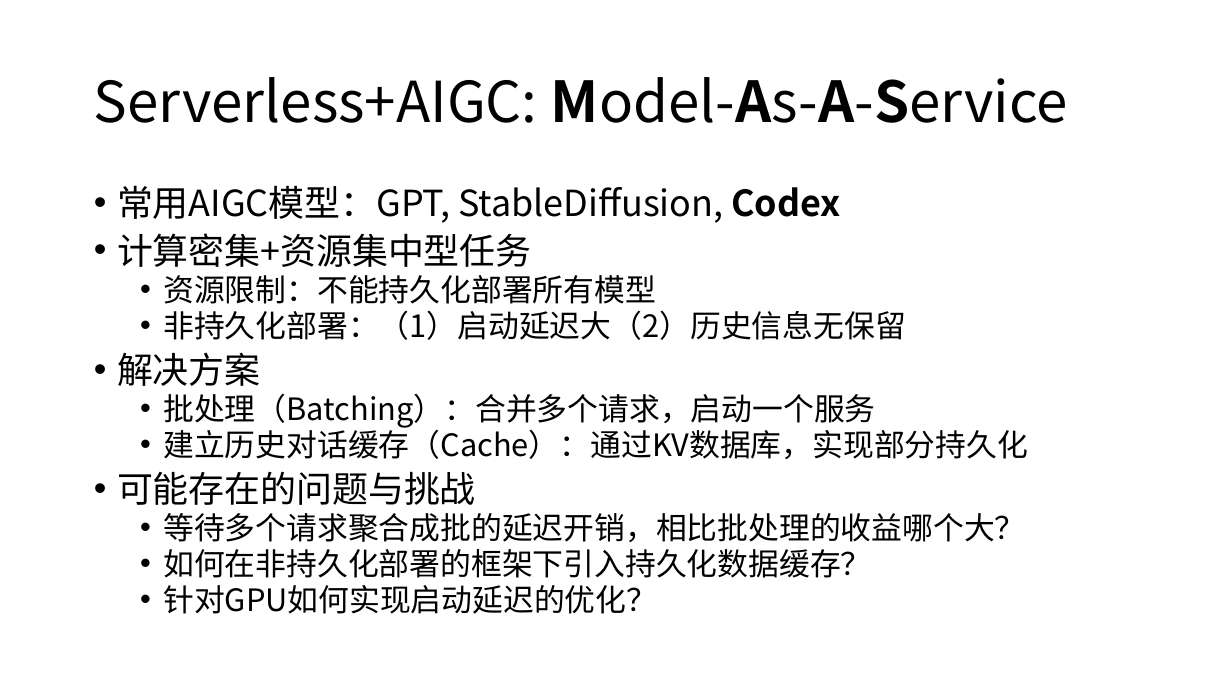
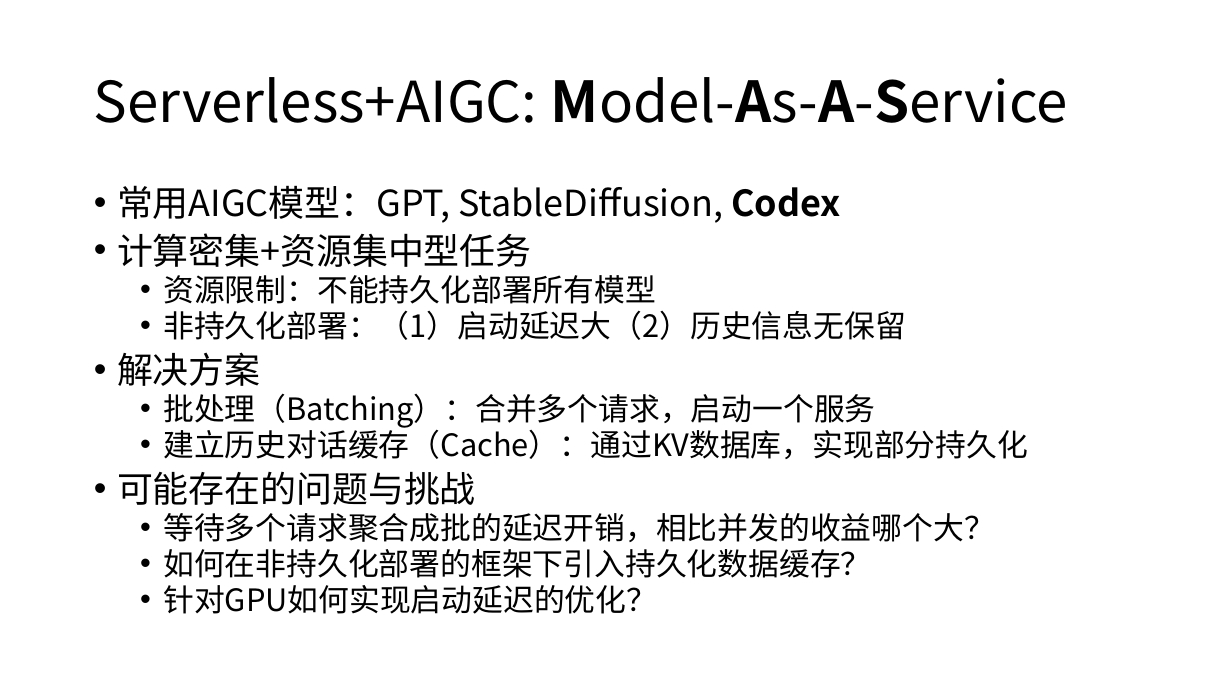
Before and after one commit to BBQGOD/os_course_project, a slide deck: slide 10 of final-report/期末展示.pptx. Drawn at 1232x693 pixels with LibreOffice and Linux fonts; fonts in the diff are those of the drawing. Boxes give left, top, right and bottom in pixels: in the first picture for what was removed or moved away, otherwise in the second. Text is boxed around its words. In the diff, an @@ line names an element or a change of style, - is before the commit and + after.

```diff
--- a/final-report/期末展示.pptx
+++ b/final-report/期末展示.pptx
@@ text at box(163, 513, 995, 542): text changed @@
-  • 等待多个请求聚合成批的延迟开销，相比批处理的收益哪个大？
+  • 等待多个请求聚合成批的延迟开销，相比并发的收益哪个大？
```
Also in this commit, not shown: 1 other slide changed.
